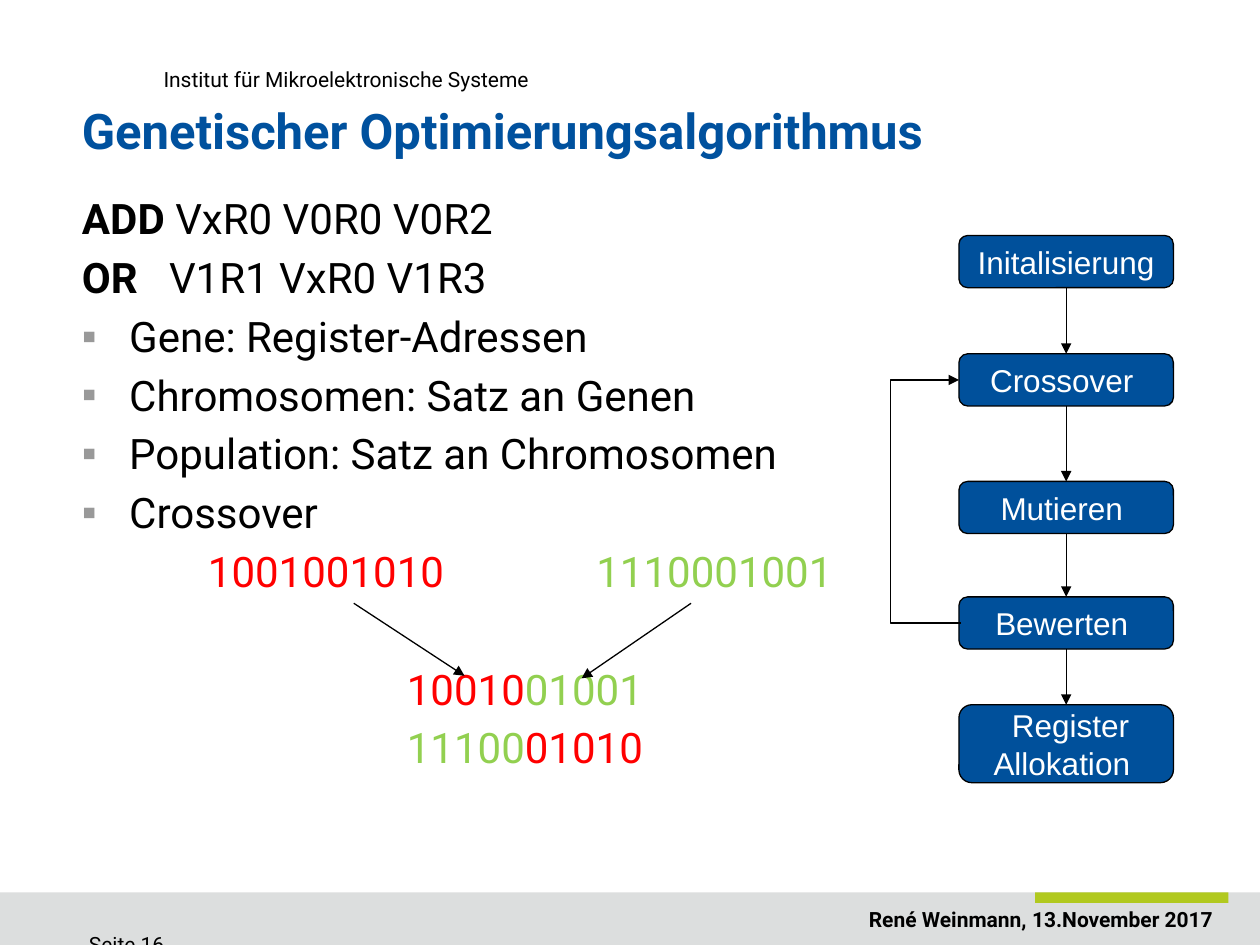
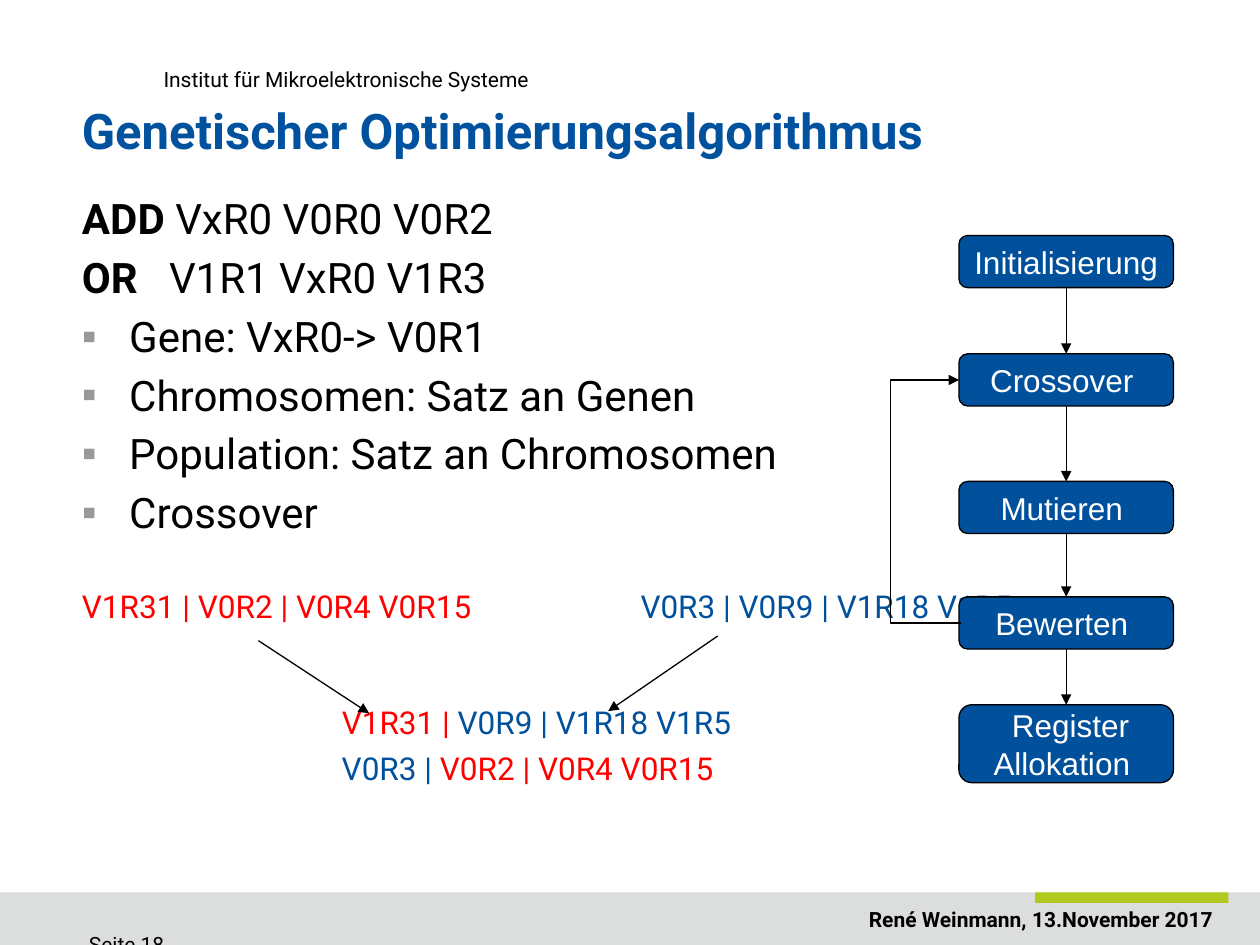
Before and after one commit to ReneWeinmann/Masterarbeit, a slide deck: slide 18 of Presentation_Rene_Weinmann.pptx (slide 16 before the commit). Drawn at 1260x945 pixels with LibreOffice and Linux fonts; fonts in the diff are those of the drawing; background and template pictures are left out. Boxes give left, top, right and bottom in pixels: in the first picture for what was removed or moved away, otherwise in the second. Text is boxed around its words. In the diff, an @@ line names an element or a change of style, - is before the commit and + after.

```diff
--- a/Presentation_Rene_Weinmann.pptx
+++ b/Presentation_Rene_Weinmann.pptx
@@ text in rounded rectangle at [974, 251, 1158, 280]: text changed @@
-Initalisierung
+Initialisierung
@@ text at [129, 321, 487, 353]: text changed @@
-▪ Gene: Register-Adressen
+▪ Gene: VxR0-> V0R1
@@ text at [82, 590, 1012, 781]: text changed; size 24 to 18 pt @@
-1001001010 1110001001
-1001001001
-1110001010
+V1R31 | V0R2 | V0R4 V0R15 V0R3 | V0R9 | V1R18 V1R5
+V1R31 | V0R9 | V1R18 V1R5
+V0R3 | V0R2 | V0R4 V0R15
@@ arrow moved from (354, 604) - (465, 675) to (258, 640) - (369, 713) @@
@@ arrow moved from (690, 604) - (582, 678) to (718, 636) - (609, 711) @@
```
Also in this commit, not shown: 9 other slides changed, 3 slides added.
